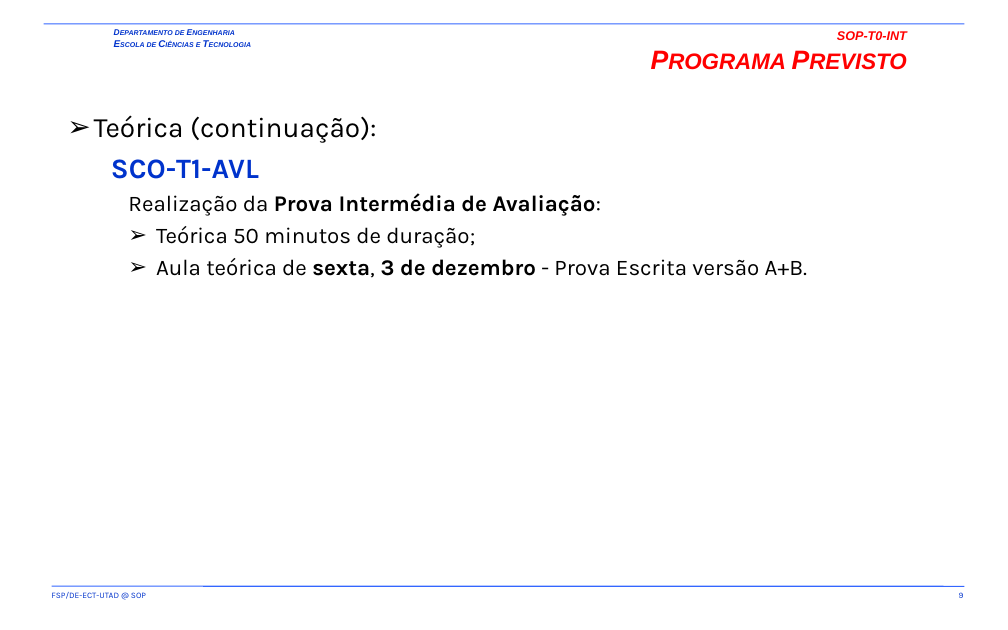
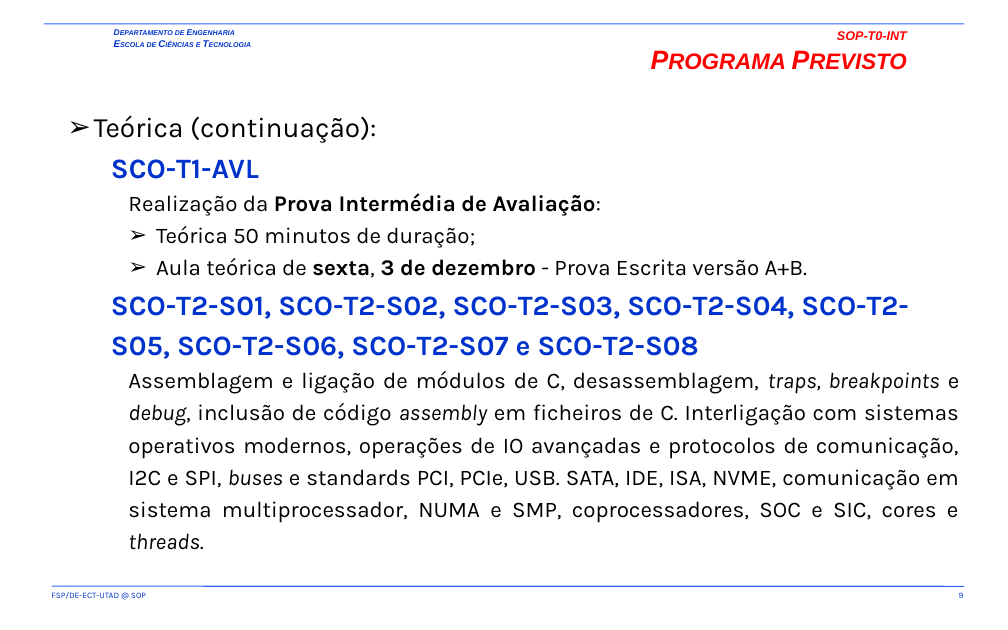
Before and after one commit to fsp864/UTAD-SCO, a slide deck: slide 9 of aulas/t/SCO-T0-INT.pptx. Drawn at 1008x630 pixels with LibreOffice and Linux fonts; fonts in the diff are those of the drawing; background and template pictures are left out. Boxes give left, top, right and bottom in pixels: in the first picture for what was removed or moved away, otherwise in the second. Text is boxed around its words. In the diff, an @@ line names an element or a change of style, - is before the commit and + after.

```diff
--- a/aulas/t/SCO-T0-INT.pptx
+++ b/aulas/t/SCO-T0-INT.pptx
@@ text at box(111, 296, 959, 550): paragraphs added @@
+  SCO-T2-S01, SCO-T2-S02, SCO-T2-S03, SCO-T2-S04, SCO-T2-S05, SCO-T2-S06, SCO-T2-S07 e SCO-T2-S08
+    Assemblagem e ligação de módulos de C, desassemblagem, traps, breakpoints e debug, inclusão de código assembly em ficheiros de C. Interligação com sistemas operativos modernos, operações de IO avançadas e protocolos de comunicação, I2C e SPI, buses e standards PCI, PCIe, USB. SATA, IDE, ISA, NVME, comunicação em sistema multiprocessador, NUMA e SMP, coprocessadores, SOC e SIC, cores e threads.
```
Also in this commit, not shown: 1 other slide changed, 1 slide removed.
